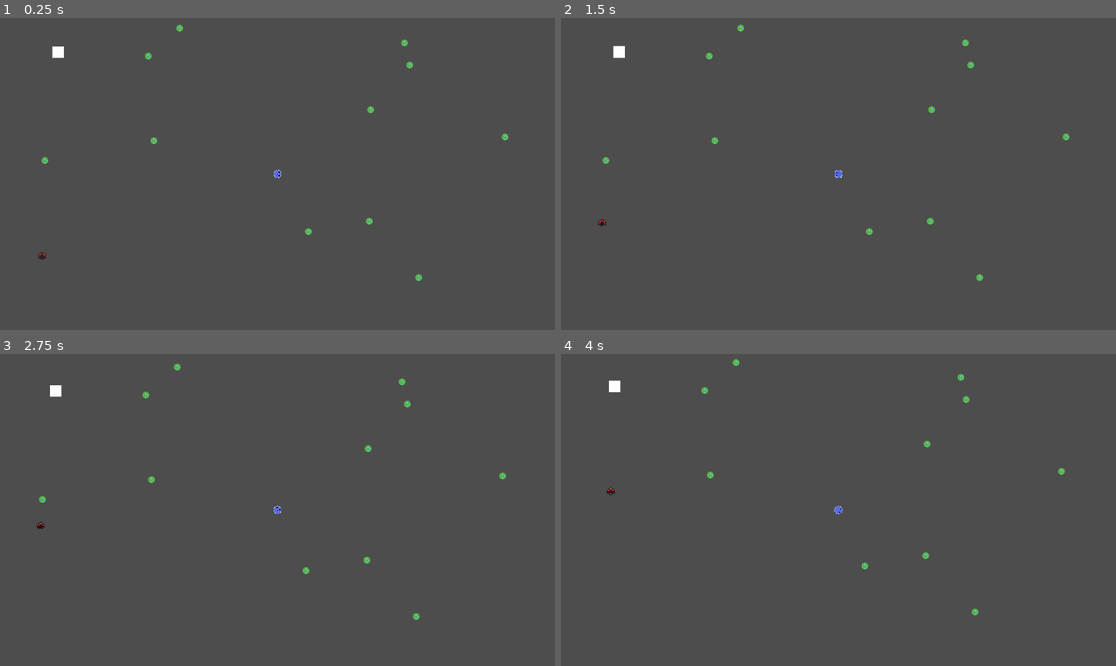
Above: before the commit, frames 1-4 (two rows, left to right).
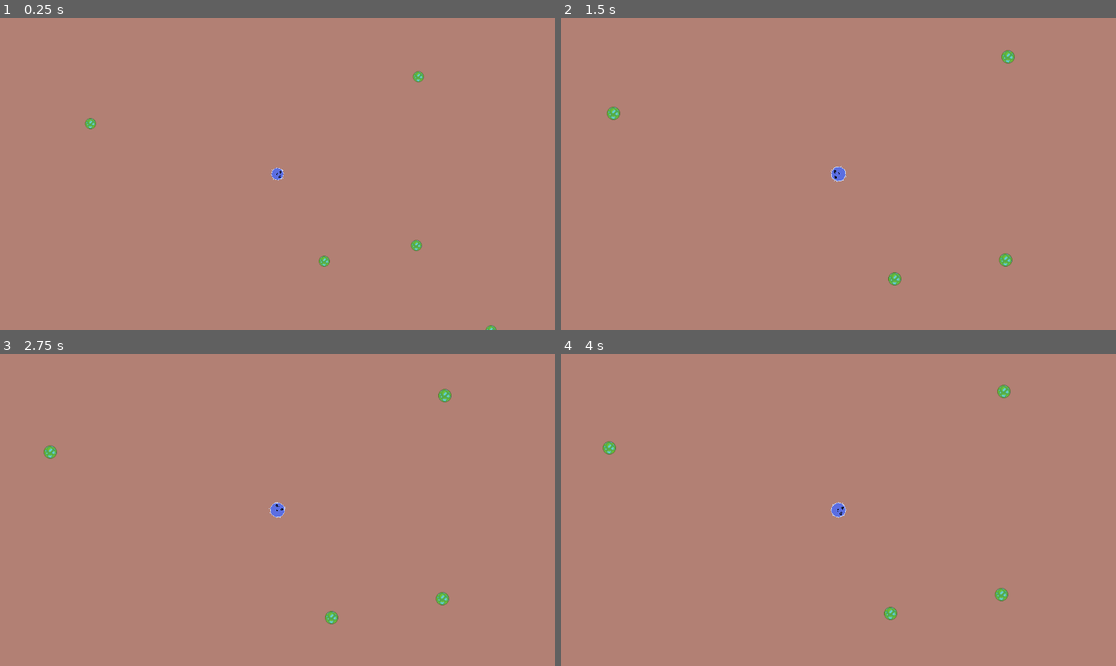
Above: after the commit, the same moments.

Repository: Ethan-D-S/primordial
Game: Godot game, scene res://main.tscn
The game is run twice, just before and just after one commit, with the same random seed, the same clock (stepped at 60 frames per second) and the same inputs.
Inputs (mouse positions are in pixels of both pictures, inside the frame that each line leads up to):
- Up to frame 1 (0.25 s): no input
- Up to frame 2 (1.5 s): move the mouse to (960, 158) at 0.52 s; click (960, 158) at 0.6 s; move the mouse to (727, 189) at 1.27 s; click (727, 189) at 1.35 s
- Up to frame 3 (2.75 s): move the mouse to (333, 441) at 2.02 s; click (333, 441) at 2.1 s
- Up to frame 4 (4 s): move the mouse to (810, 572) at 2.77 s; click (810, 572) at 2.85 s; move the mouse to (1005, 556) at 3.52 s; click (1005, 556) at 3.6 s

The runs differ from the first frame. In frame 1, 100% of the frame differs, in the area x 0-100%, y 0-100%; in frame 2, 100%; in frame 3, 100%; in frame 4, 100%.

Commit message:
Added smooth camera zoom out and better wanderer movement

Diff:
--- /dev/null
+++ b/camera_2d.gd
@@ -0,0 +1,16 @@
+extends Camera2D
+
+
+# Called when the node enters the scene tree for the first time.
+func _ready() -> void:
+	pass
+
+
+# Called every frame. 'delta' is the elapsed time since the previous frame.
+func _process(delta: float) -> void:
+	pass
+
+func _on_player_grew() -> void:
+	var z = 2.0 / log(get_parent().mass * 2.0 + 1)
+	var tween = create_tween()
+	tween.tween_method(set_zoom, get_zoom(), Vector2(z, z), 0.4)
--- a/main.tscn
+++ b/main.tscn
@@ -1,7 +1,8 @@
-[gd_scene load_steps=7 format=3 uid="uid://b2vhrsuuvp2b6"]
+[gd_scene load_steps=8 format=3 uid="uid://b2vhrsuuvp2b6"]
 
 [ext_resource type="Script" uid="uid://c3yuj13ywmp0t" path="res://main.gd" id="1_0xm2m"]
 [ext_resource type="PackedScene" uid="uid://b6a1pk6os5cjd" path="res://player.tscn" id="2_h2yge"]
+[ext_resource type="Script" uid="uid://wkg6x8gcqq7e" path="res://camera_2d.gd" id="3_272bh"]
 [ext_resource type="PackedScene" uid="uid://coekha85phtj6" path="res://algae.tscn" id="3_h2yge"]
 [ext_resource type="AudioStream" uid="uid://dt3ittin53311" path="res://assets/sounds/algae_crunch.wav" id="3_lquwl"]
 [ext_resource type="Script" uid="uid://d3gnunp6g7ik1" path="res://spawn_manager.gd" id="4_1bvp3"]
@@ -11,7 +12,6 @@
 script = ExtResource("1_0xm2m")
 
 [node name="ColorRect2" type="ColorRect" parent="."]
-visible = false
 anchors_preset = 15
 anchor_right = 1.0
 anchor_bottom = 1.0
@@ -21,7 +21,7 @@
 offset_bottom = 6420.0
 grow_horizontal = 2
 grow_vertical = 2
-color = Color(0.250232, 0.638171, 0.703724, 1)
+color = Color(0.699616, 0.50194, 0.456005, 1)
 
 [node name="ColorRect" type="ColorRect" parent="."]
 offset_left = 181.0
@@ -33,6 +33,7 @@
 position = Vector2(120, 98)
 
 [node name="Camera2D" type="Camera2D" parent="Player"]
+script = ExtResource("3_272bh")
 
 [node name="EatSound" type="AudioStreamPlayer" parent="Player"]
 stream = ExtResource("3_lquwl")
@@ -42,3 +43,5 @@
 script = ExtResource("4_1bvp3")
 algae_scene = ExtResource("3_h2yge")
 wanderer_scene = ExtResource("4_7mycd")
+
+[connection signal="grew" from="Player" to="Player/Camera2D" method="_on_player_grew"]
--- a/player.gd
+++ b/player.gd
@@ -1,7 +1,9 @@
 extends CharacterBody2D
 
-@export var base_speed = 200
+@export var base_speed = 100
 @export var base_mass = 1
+
+signal grew
 
 var speed = base_speed
 var mass = base_mass
@@ -33,6 +35,7 @@
 	# assign to scale property
 	scale = Vector2(new_scale, new_scale)
 	update_speed()
+	emit_signal("grew")
 
 
 
@@ -45,4 +48,4 @@
 	grow()
 
 func update_speed():
-	speed = max(base_speed * base_mass/mass, 100)
+	speed = max(base_speed * base_mass/mass, base_speed)
--- a/wanderer.gd
+++ b/wanderer.gd
@@ -1,7 +1,11 @@
 extends CharacterBody2D
 
-var speed = 100
-var mass = 2
+var base_speed = 70
+var speed = base_speed
+
+var base_mass = 2
+var mass = base_mass
+
 var target: Node2D = null
 
 var run_timer: float = 0.0
@@ -10,25 +14,29 @@
 
 
 func _physics_process(delta: float) -> void:
+	# keep timer consistent with framerate
 	run_timer -= delta
 
+	# check that target exists
 	if is_instance_valid(target):
-		# Bias direction toward target, but don't snap perfectly
+		# bias direction toward target, but don't snap perfectly
 		var toward_target = (target.global_position - global_position).normalized()
-		current_direction = current_direction.lerp(toward_target, 0.15).normalized()
-		# Longer runs when chasing — less tumbling near food
+		current_direction = current_direction.lerp(toward_target, 0.4).normalized()
+
 		if run_timer <= 0:
+			# has valid target, stay focused
 			_start_new_run(true)
 	else:
+		# does not have a valid target, attempt to find one
 		target = find_target()
+
+		# still no target, wander unfocused
 		if run_timer <= 0:
 			_start_new_run(false)
 
 	velocity = lerp(velocity, current_direction * speed, 5 * delta)
 	move_and_slide()
 
-func _ready() -> void:
-	_start_new_run()
 
 # uses sight node
 func find_target() -> Node2D:
@@ -44,19 +52,20 @@
 
 func _start_new_run(focused: bool = false) -> void:
 	if focused:
-		# Short pause then recommit — mostly keeps current direction
-		run_duration = randf_range(0.6, 1.2)
+		# short pause then recommit, favors current direction
+		run_duration = randf_range(0.6, 1.8)
 		current_direction = current_direction.rotated(randf_range(-0.3, 0.3))
 	else:
-		# Tumble: longer pause, bigger random reorientation
-		run_duration = randf_range(0.3, 0.8)
+		# tumble: longer pause, bigger random reorientation
+		run_duration = randf_range(0.3, 1.5)
+		# TAU is the circumference of the unit circle in radians
 		current_direction = Vector2.from_angle(randf_range(0, TAU))
 	run_timer = run_duration
 
 
 func eat(mass_eaten):
 	mass += mass_eaten
-#	grow()
+	grow()
 
 # eating static food, like algae
 func _on_touch_area_entered(area: Area2D) -> void:
@@ -69,3 +78,13 @@
 	if body.mass > mass:
 		body.eat(mass)
 		queue_free()
+
+func update_speed():
+	speed = max(base_speed * base_mass/mass, 100)
+
+func grow():
+	# calculate increase with current mass
+	var new_scale = sqrt(mass)
+	# assign to scale property
+	scale = Vector2(new_scale, new_scale)
+	update_speed()
Not shown, added: camera_2d.gd.uid
